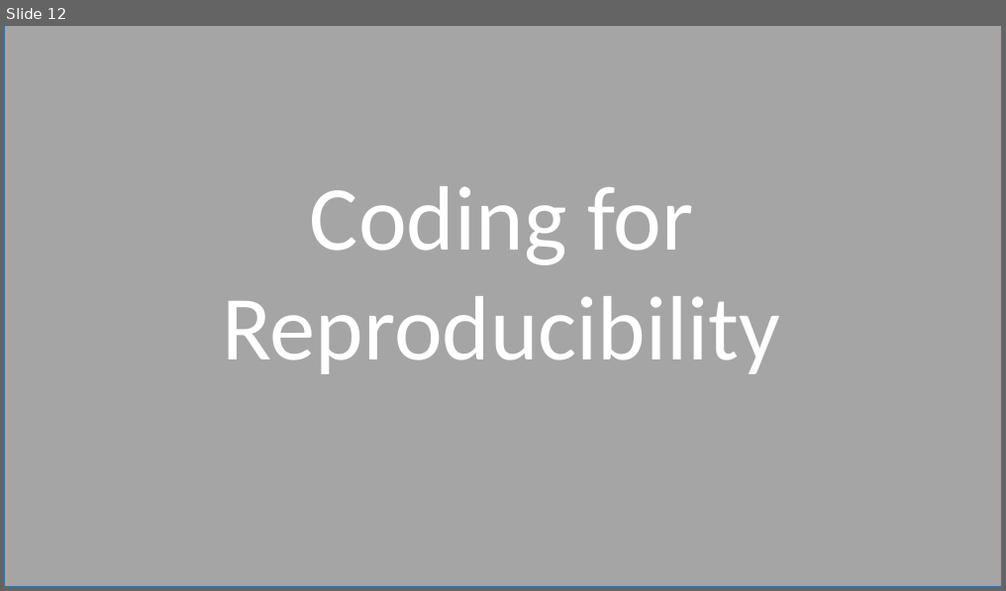
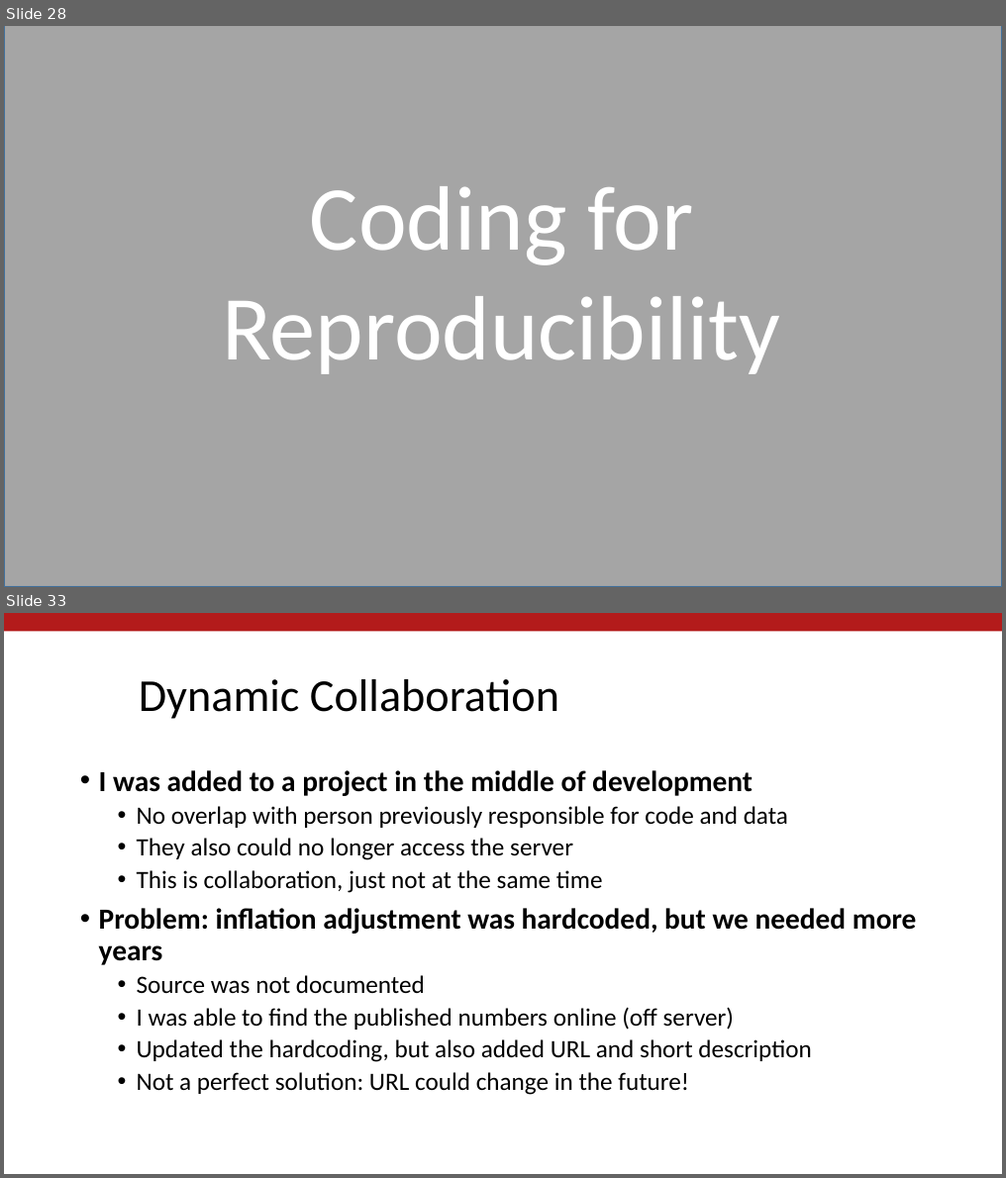
Before and after one commit to labordynamicsinstitute/day-of-data-2021, a slide deck: Vilhuber-Wasser-Day-of-Data-2021.pptx. Shown one above the other, each under a label of ours: slide 12 before the commit, slides 28 and 33 after it; the slides between them are not shown. The pictures are 1006x591 and 1006x1178 pixels, drawn with LibreOffice and Linux fonts; fonts in the diff are those of the drawing; background and template pictures are left out. Boxes give left, top, right and bottom in pixels: in the first picture for what was removed or moved away, otherwise in the second. Text is boxed around its words. In the diff, an @@ line names an element or a change of style, - is before the commit and + after.

```diff
--- a/Vilhuber-Wasser-Day-of-Data-2021.pptx
+++ b/Vilhuber-Wasser-Day-of-Data-2021.pptx
@@ slide 33 added at (x1=4, y1=613, x2=1002, y2=1174), background #FFFFFF @@
@@ rectangle added at (x1=4, y1=613, x2=1002, y2=631), fill #B31B1B @@
@@ title added at (x1=139, y1=679, x2=559, y2=719), 44 pt, text #000000 @@
+Dynamic Collaboration
@@ text added at (x1=99, y1=770, x2=917, y2=1095), 24 pt, text #000000 @@
+• I was added to a project in the middle of development
+  • No overlap with person previously responsible for code and data
+  • They also could no longer access the server
+  • This is collaboration, just not at the same time
+• Problem: inflation adjustment was hardcoded, but we needed more years
+  • Source was not documented
+  • I was able to find the published numbers online (off server)
+  • Updated the hardcoding, but also added URL and short description
+  • Not a perfect solution: URL could change in the future!
@@ what was slide 12 is now slide 28 @@
```
Also in this commit, not shown: 3 slides changed, 27 other slides added, 2 other files.
